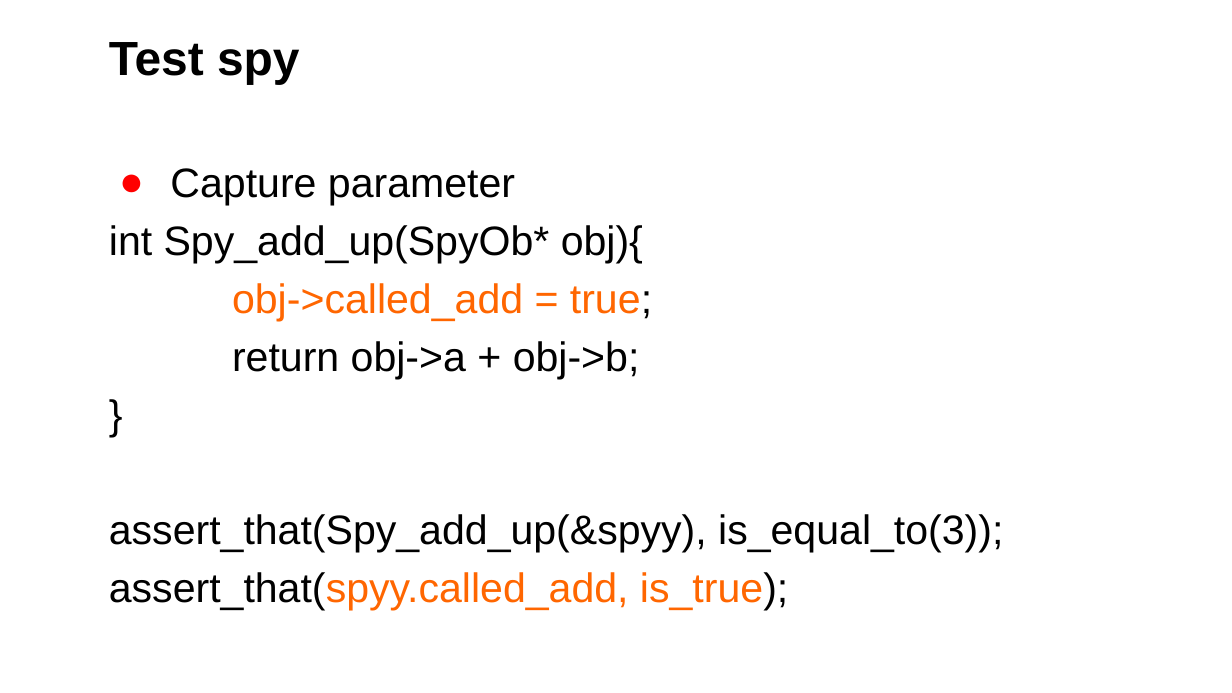
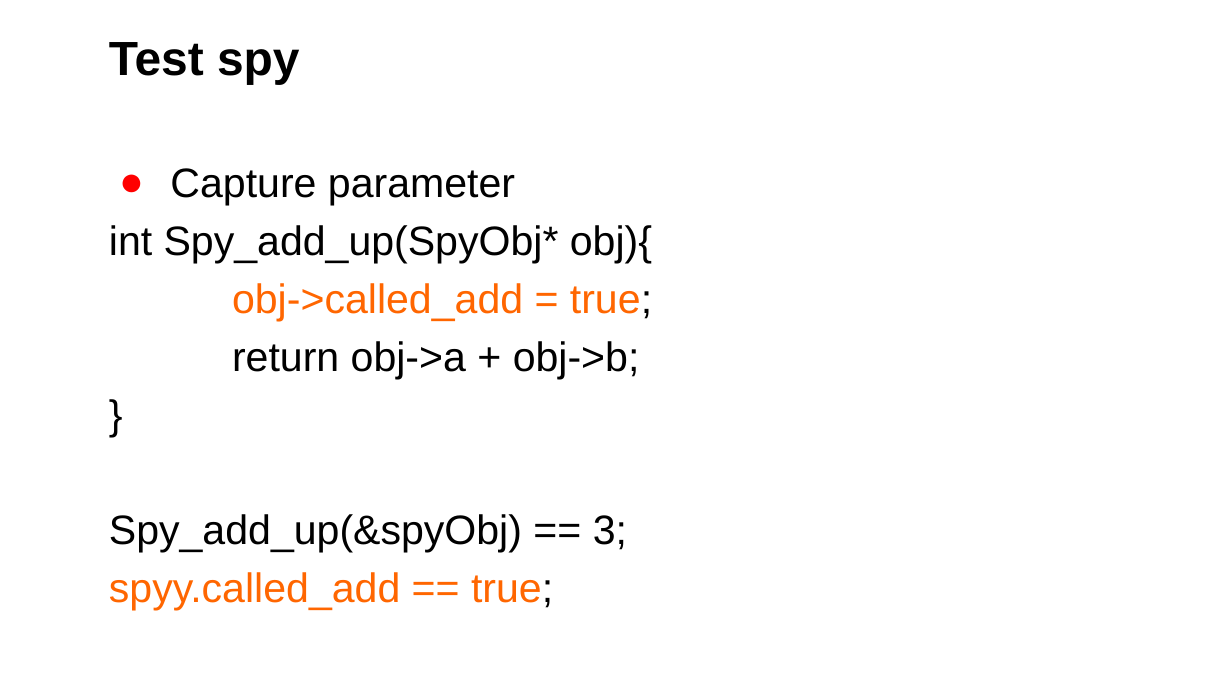
Before and after one commit to middlehuang/portal, a slide deck: slide 40 of CGreen TestDouble ETDD OOC DP ver 0.5.pptx (slide 39 before the commit). Drawn at 1232x693 pixels with LibreOffice and Linux fonts; fonts in the diff are those of the drawing; background and template pictures are left out. Boxes give left, top, right and bottom in pixels: in the first picture for what was removed or moved away, otherwise in the second. Text is boxed around its words. In the diff, an @@ line names an element or a change of style, - is before the commit and + after.

```diff
--- a/CGreen TestDouble ETDD OOC DP ver 0.5.pptx
+++ b/CGreen TestDouble ETDD OOC DP ver 0.5.pptx
@@ text at [109, 225, 652, 264]: text changed @@
-int Spy_add_up(SpyOb* obj){
+int Spy_add_up(SpyObj* obj){
@@ text at [109, 514, 627, 610]: text changed @@
-assert_that(Spy_add_up(&spyy), is_equal_to(3));
-assert_that(spyy.called_add, is_true);
+Spy_add_up(&spyObj) == 3;
+spyy.called_add == true;
```
Also in this commit, not shown: 10 other slides changed, 2 slides added.
